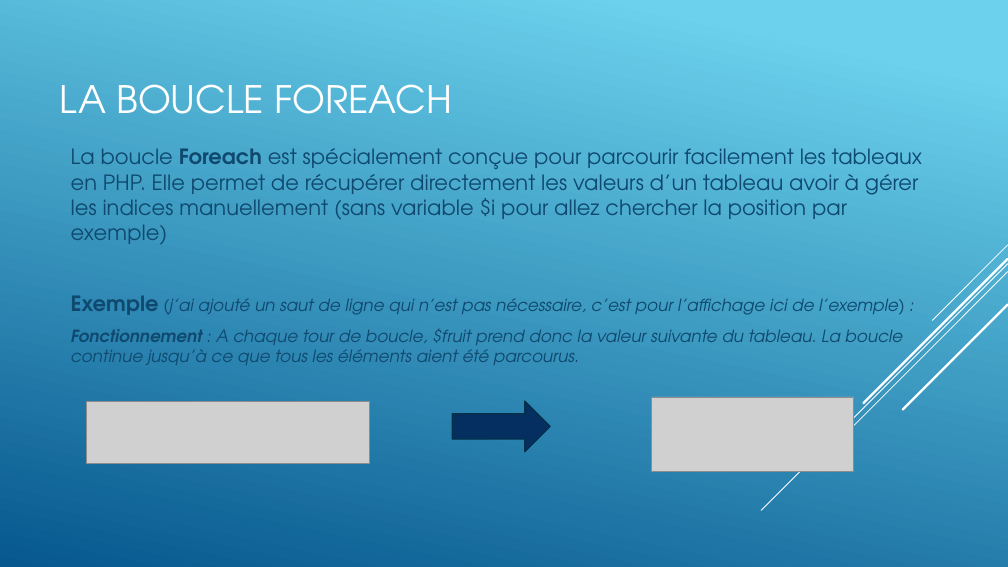
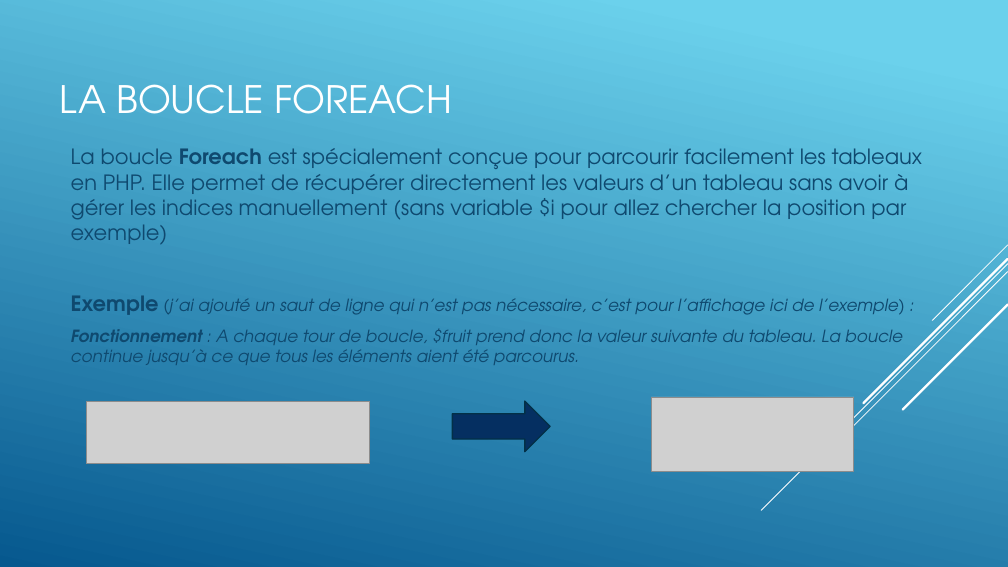
Before and after one commit to FerrandezBenjamin/DAEU, a slide deck: slide 10 of PHP/Cours_3_Tableaux/Le_PHP_3_tableaux.pptx. Drawn at 1008x567 pixels with LibreOffice and Linux fonts; fonts in the diff are those of the drawing; grey boxes stand for pictures. Boxes give left, top, right and bottom in pixels: in the first picture for what was removed or moved away, otherwise in the second. Text is boxed around its words. In the diff, an @@ line names an element or a change of style, - is before the commit and + after.

Commit message:
Ajout explicatif code php les tableaux

```diff
--- a/PHP/Cours_3_Tableaux/Le_PHP_3_tableaux.pptx
+++ b/PHP/Cours_3_Tableaux/Le_PHP_3_tableaux.pptx
@@ text at [71,148,922,244]: text changed @@
-La boucle Foreach est spécialement conçue pour parcourir facilement les tableaux en PHP. Elle permet de récupérer directement les valeurs d’un tableau avoir à gérer les indices manuellement (sans variable $i pour allez chercher la position par exemple)
+La boucle Foreach est spécialement conçue pour parcourir facilement les tableaux en PHP. Elle permet de récupérer directement les valeurs d’un tableau sans avoir à gérer les indices manuellement (sans variable $i pour allez chercher la position par exemple)
```
Also in this commit, not shown: 2 other slides changed, 4 other files.
